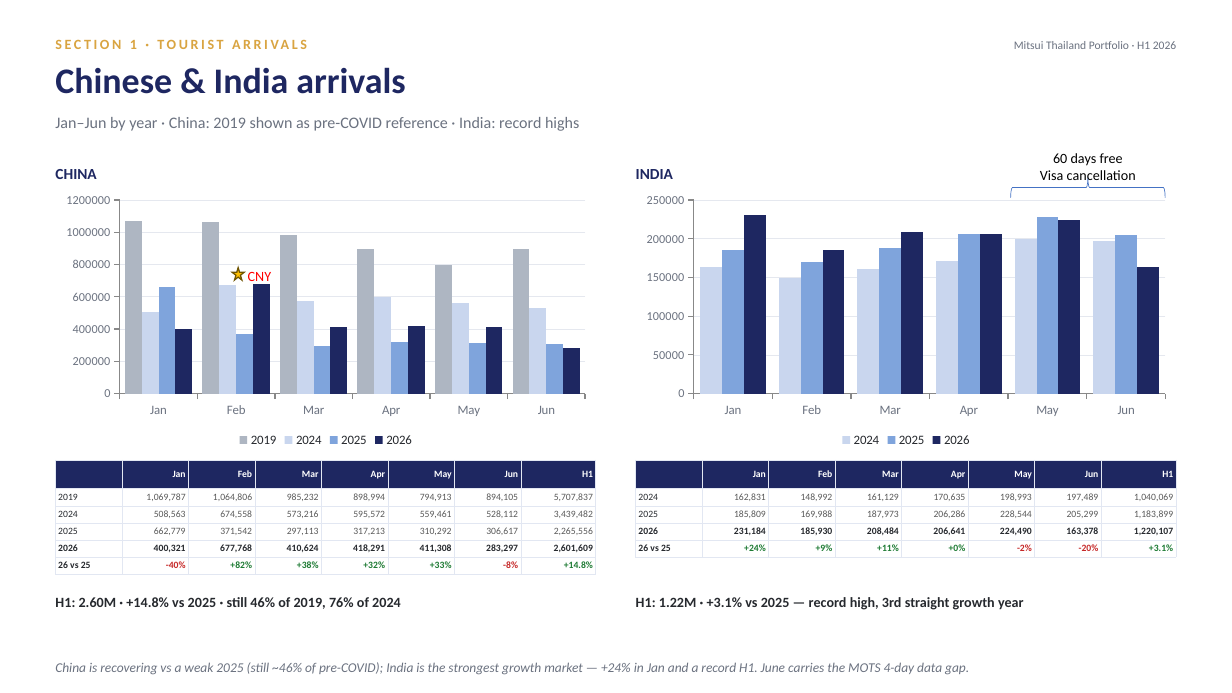
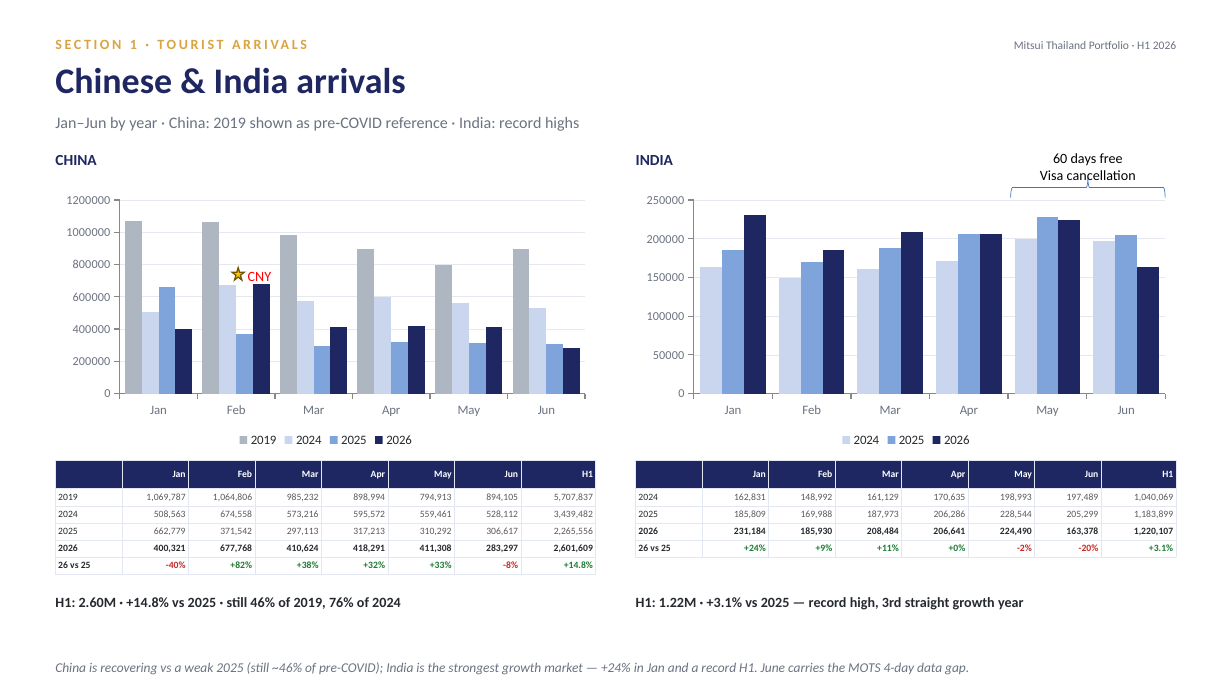
Before and after one commit to Chavin2543/mae-workspace, a slide deck: slide 4 of output/Portfolio_Performance_Report_H1-2026.pptx. Drawn at 1232x693 pixels with LibreOffice and Linux fonts; fonts in the diff are those of the drawing. Boxes give left, top, right and bottom in pixels: in the first picture for what was removed or moved away, otherwise in the second. Text is boxed around its words. In the diff, an @@ line names an element or a change of style, - is before the commit and + after.

```diff
--- a/output/Portfolio_Performance_Report_H1-2026.pptx
+++ b/output/Portfolio_Performance_Report_H1-2026.pptx
@@ text "CHINA" moved from (x1=55, y1=169, x2=96, y2=179) to (x1=55, y1=155, x2=96, y2=165) @@
@@ text "INDIA" moved from (x1=636, y1=169, x2=673, y2=179) to (x1=636, y1=155, x2=673, y2=165) @@
```
Also in this commit, not shown: 9 other slides changed.
